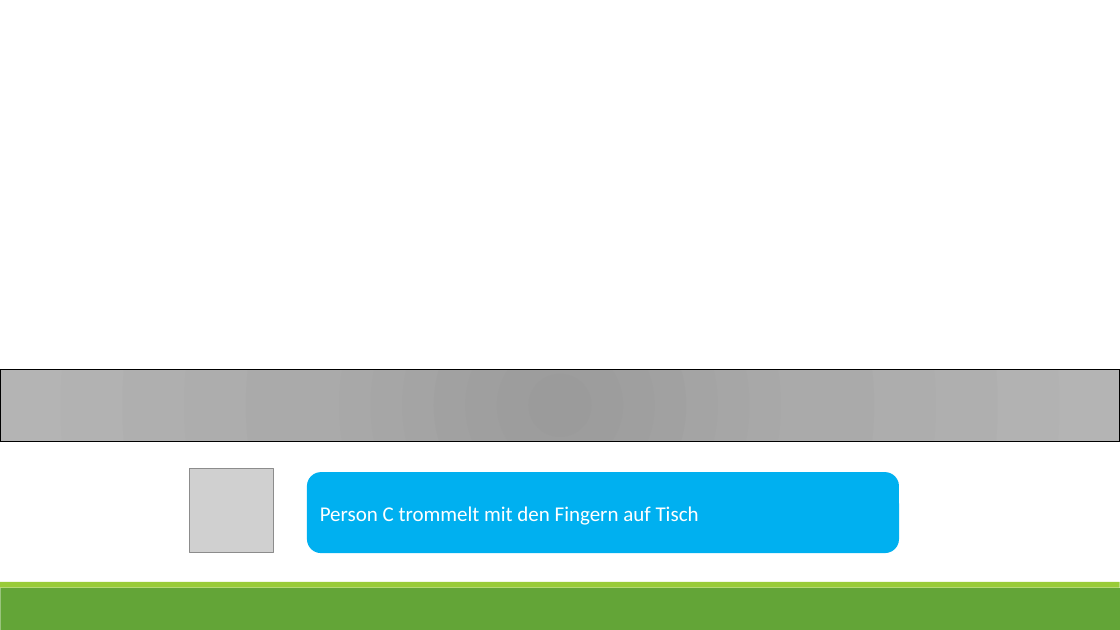
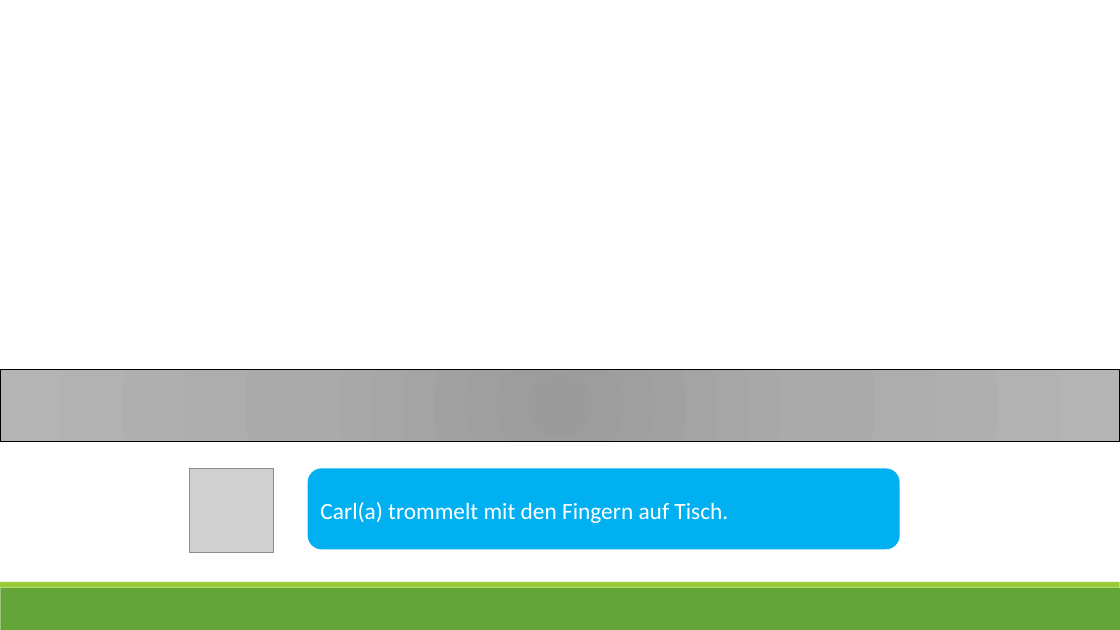
Before and after one commit to ginaamri/Mandy-PhD, a slide deck: slide 14 of studies/Laborstudie ProVisioNET/Scripts/7_script_provisionet_AL.pptx. Drawn at 1120x630 pixels with LibreOffice and Linux fonts; fonts in the diff are those of the drawing; grey boxes stand for pictures. Boxes give left, top, right and bottom in pixels: in the first picture for what was removed or moved away, otherwise in the second. Text is boxed around its words. In the diff, an @@ line names an element or a change of style, - is before the commit and + after.

```diff
--- a/studies/Laborstudie ProVisioNET/Scripts/7_script_provisionet_AL.pptx
+++ b/studies/Laborstudie ProVisioNET/Scripts/7_script_provisionet_AL.pptx
@@ rounded rectangle "Carl(a) trommelt mit den Fingern ...": place and size @@
-rounded rectangle "Carl(a) trommelt mit den Fingern ..." at (308,473,898,553)
+rounded rectangle "Carl(a) trommelt mit den Fingern ..." at (308,469,899,549)
@@ text in rounded rectangle at (320,502,728,523): text changed; size 18 to 20 pt @@
-Person C trommelt mit den Fingern auf Tisch
+Carl(a) trommelt mit den Fingern auf Tisch.
```
Also in this commit, not shown: 18 other slides changed, 8 other files.
